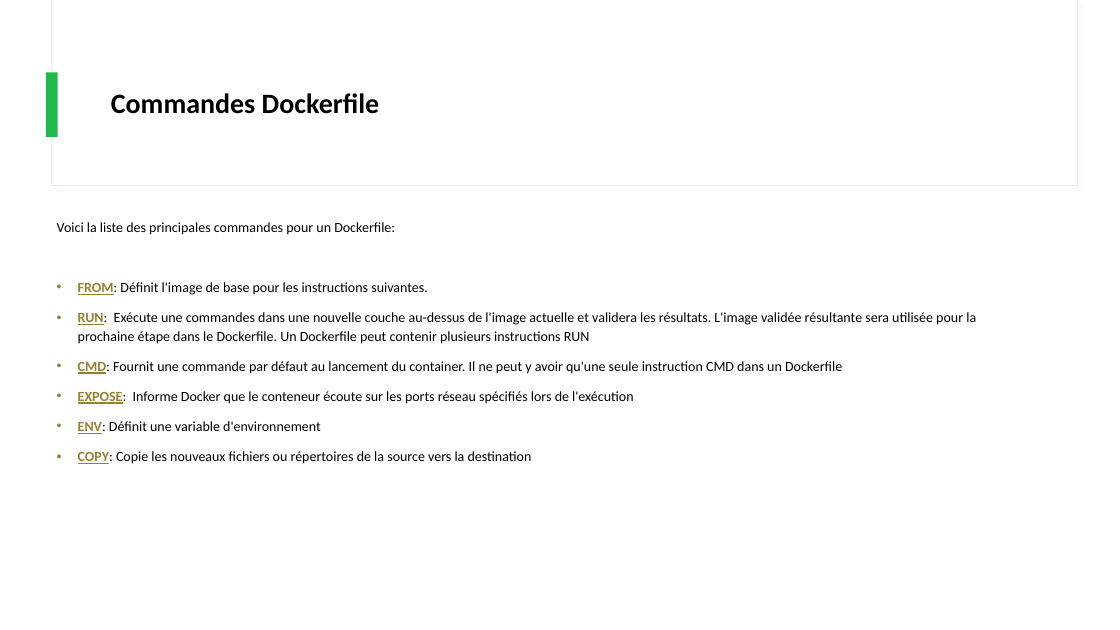
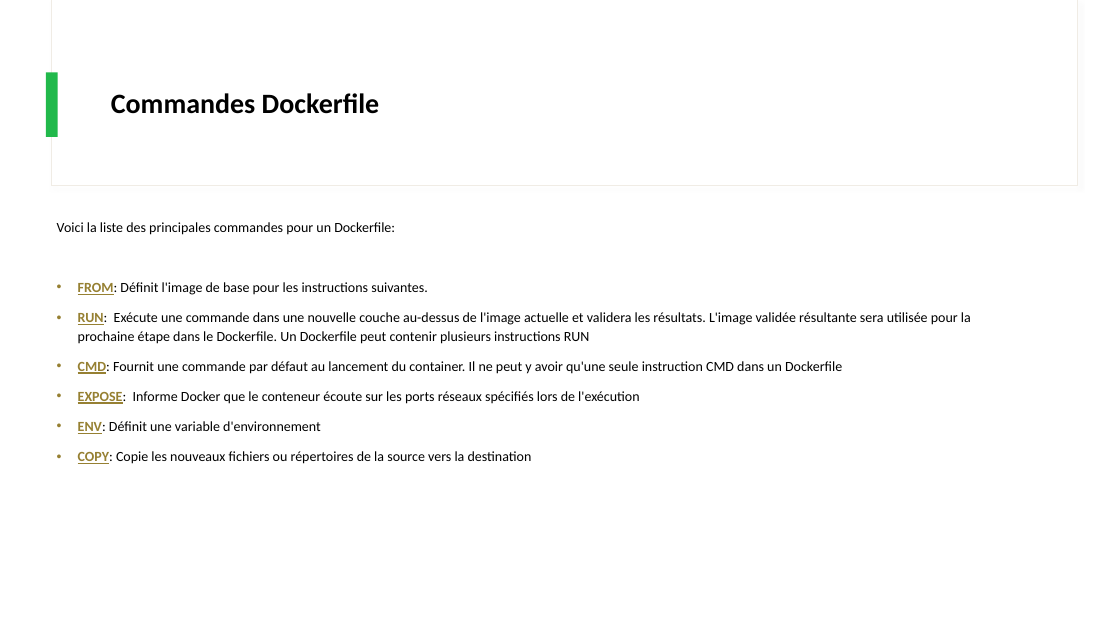
Before and after one commit to IPSSIASIDEV2/Jedy-DockerKubernetes-Formation, a slide deck: slide 20 of Cours/Cours.pptx. Drawn at 1120x630 pixels with LibreOffice and Linux fonts; fonts in the diff are those of the drawing. Boxes give left, top, right and bottom in pixels: in the first picture for what was removed or moved away, otherwise in the second. Text is boxed around its words. In the diff, an @@ line names an element or a change of style, - is before the commit and + after.

```diff
--- a/Cours/Cours.pptx
+++ b/Cours/Cours.pptx
@@ text at <box>78,312,971,344</box>: text changed @@
-• RUN: Exécute une commandes dans une nouvelle couche au-dessus de l'image actuelle et validera les résultats. L'image validée résultante sera utilisée pour la prochaine étape dans le Dockerfile. Un Dockerfile peut contenir plusieurs instructions RUN
+• RUN: Exécute une commande dans une nouvelle couche au-dessus de l'image actuelle et validera les résultats. L'image validée résultante sera utilisée pour la prochaine étape dans le Dockerfile. Un Dockerfile peut contenir plusieurs instructions RUN
@@ text at <box>78,391,639,404</box>: text changed @@
-• EXPOSE: Informe Docker que le conteneur écoute sur les ports réseau spécifiés lors de l'exécution
+• EXPOSE: Informe Docker que le conteneur écoute sur les ports réseaux spécifiés lors de l'exécution
```
Also in this commit, not shown: 8 other slides changed, 2 slides removed, 4 other files.
